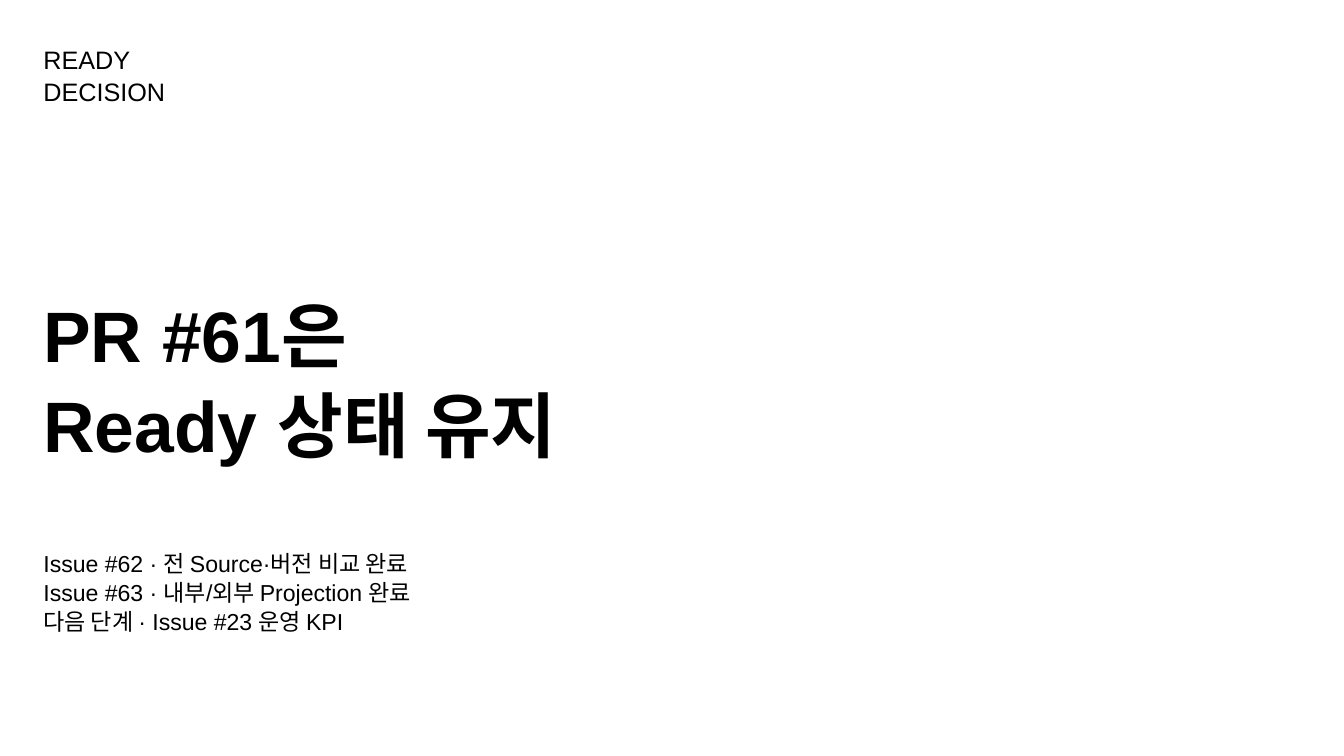
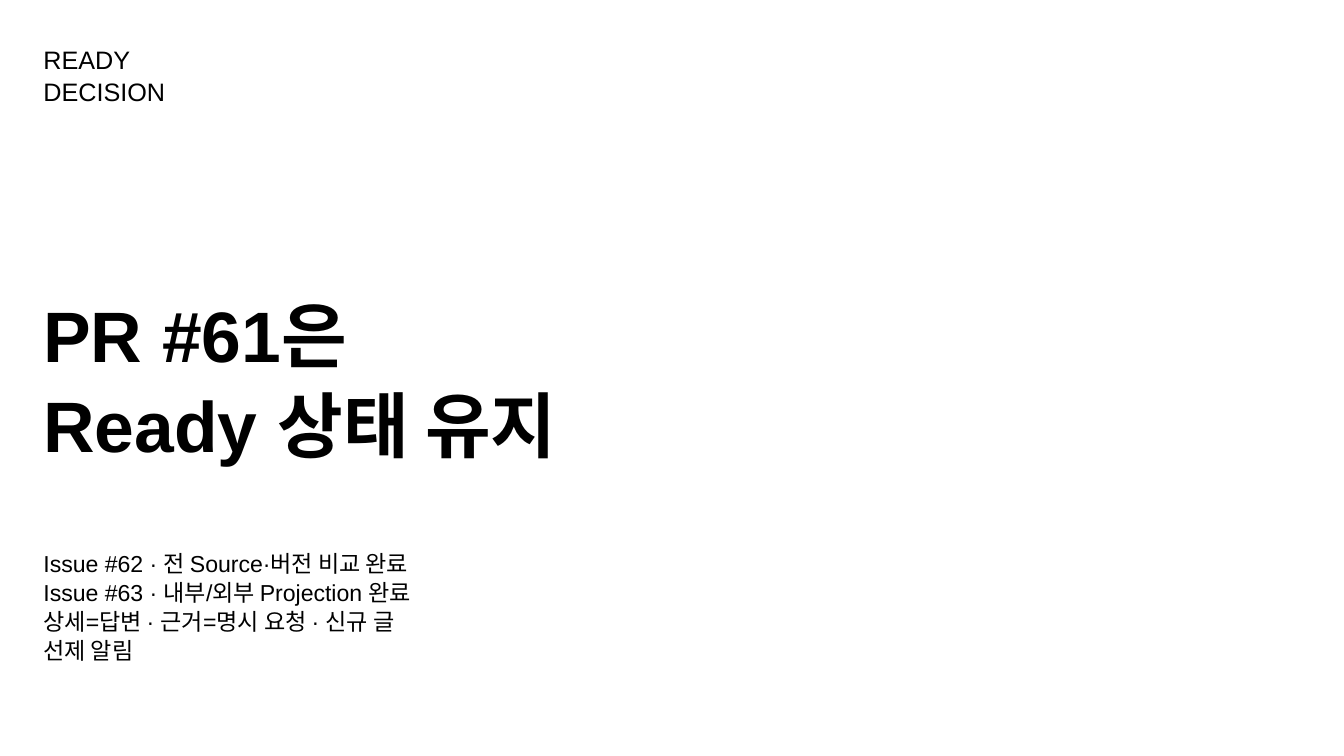
Before and after one commit to ablecloud-team/ablestack-techflow, a slide deck: slide 6 of output/presentation/techflow-versioned-safe-answer.pptx. Drawn at 1344x756 pixels with LibreOffice and Linux fonts; fonts in the diff are those of the drawing. Boxes give left, top, right and bottom in pixels: in the first picture for what was removed or moved away, otherwise in the second. Text is boxed around its words. In the diff, an @@ line names an element or a change of style, - is before the commit and + after.

Commit message:
feat: QEMU VNC 지원 답변과 Community 선제 알림 고도화

```diff
--- a/output/presentation/techflow-versioned-safe-answer.pptx
+++ b/output/presentation/techflow-versioned-safe-answer.pptx
@@ text at [43,610,394,661]: text changed @@
-다음 단계 · Issue #23 운영 KPI
+상세=답변 · 근거=명시 요청 · 신규 글 선제 알림
```
Also in this commit, not shown: 2 other slides changed, 25 other files.
